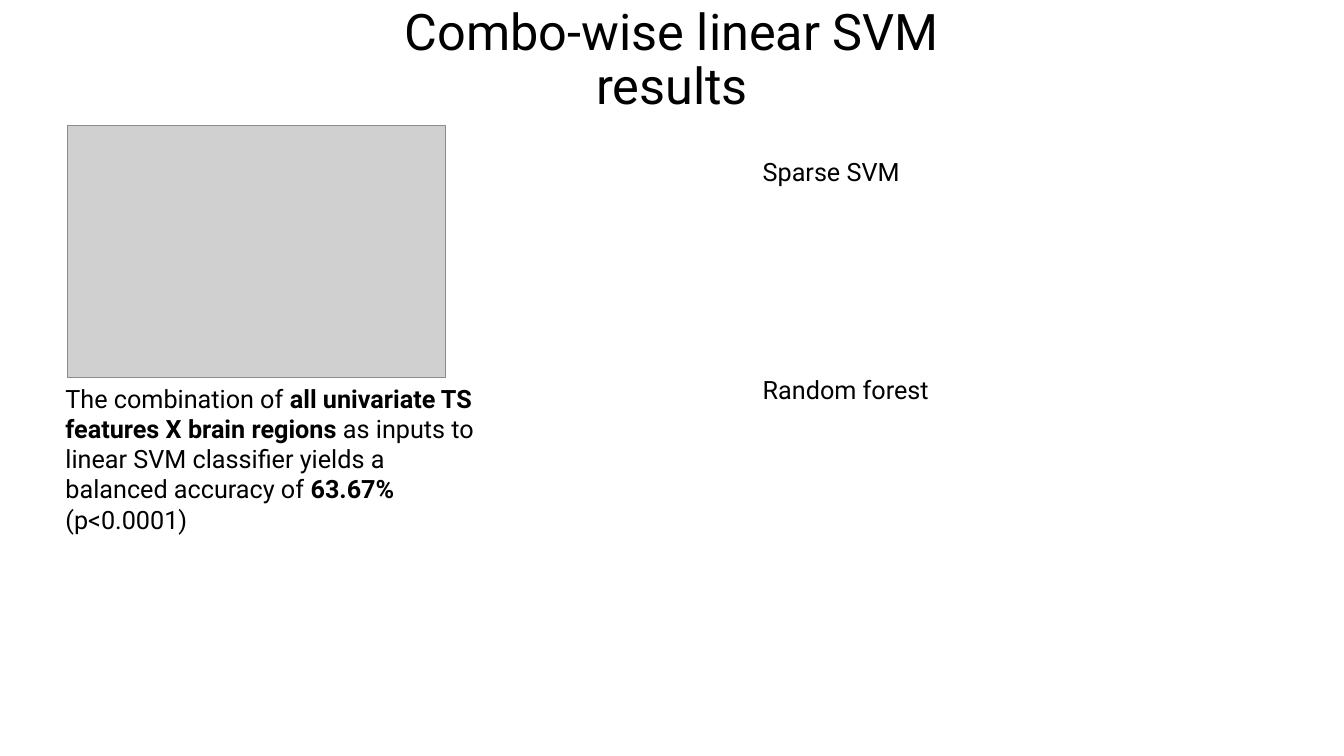
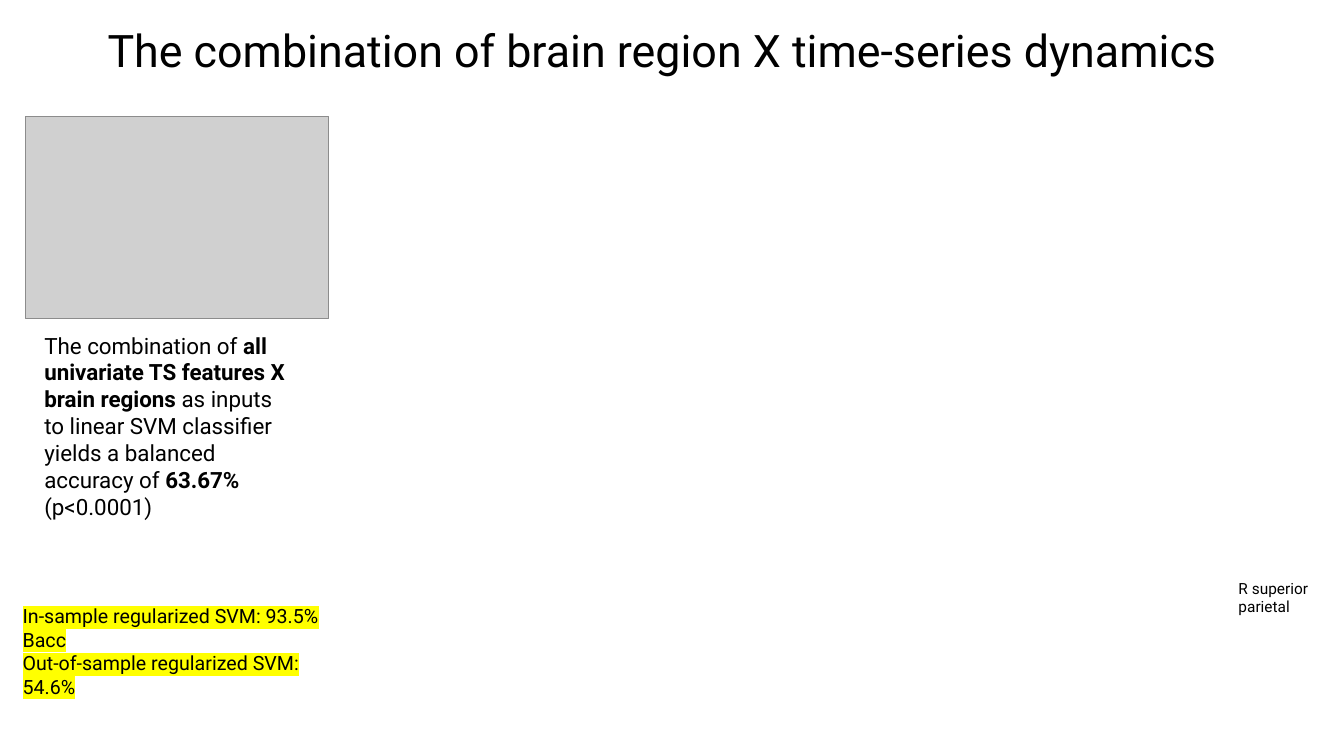
Before and after one commit to anniegbryant/CNS_2022, a slide deck: slide 11 of schizophrenia_classification_workshop/Workshop_Talk.pptx (slide 7 before the commit). Drawn at 1344x756 pixels with LibreOffice and Linux fonts; fonts in the diff are those of the drawing; grey boxes stand for pictures. Boxes give left, top, right and bottom in pixels: in the first picture for what was removed or moved away, otherwise in the second. Text is boxed around its words. In the diff, an @@ line names an element or a change of style, - is before the commit and + after.

Commit message:
finish poster

```diff
--- a/schizophrenia_classification_workshop/Workshop_Talk.pptx
+++ b/schizophrenia_classification_workshop/Workshop_Talk.pptx
@@ title at (x1=108, y1=33, x2=1216, y2=77): text changed; size 36 to 32 pt @@
-Combo-wise linear SVM results
+The combination of brain region X time-series dynamics
@@ picture resized from (x1=68, y1=126, x2=446, y2=378) to (x1=25, y1=116, x2=329, y2=319) @@
@@ text removed at (x1=763, y1=163, x2=900, y2=186) @@
-Sparse SVM
@@ text "The combination of all univariate ..." moved from (x1=65, y1=389, x2=473, y2=535) to (x1=44, y1=337, x2=285, y2=520) @@
@@ text "The combination of all univariate ..." at (x1=44, y1=337, x2=285, y2=520): size 18 to 16 pt @@
@@ text removed at (x1=763, y1=380, x2=929, y2=400) @@
-Random forest
@@ text added at (x1=1238, y1=583, x2=1308, y2=615), 11 pt, text #000000 @@
+R superior parietal
@@ text added at (x1=23, y1=605, x2=319, y2=700), 14 pt, text #000000 @@
+In-sample regularized SVM: 93.5% Bacc
+Out-of-sample regularized SVM: 54.6%
```
Also in this commit, not shown: 4 other slides changed, 12 slides added, 4 slides removed, 3 other files.
